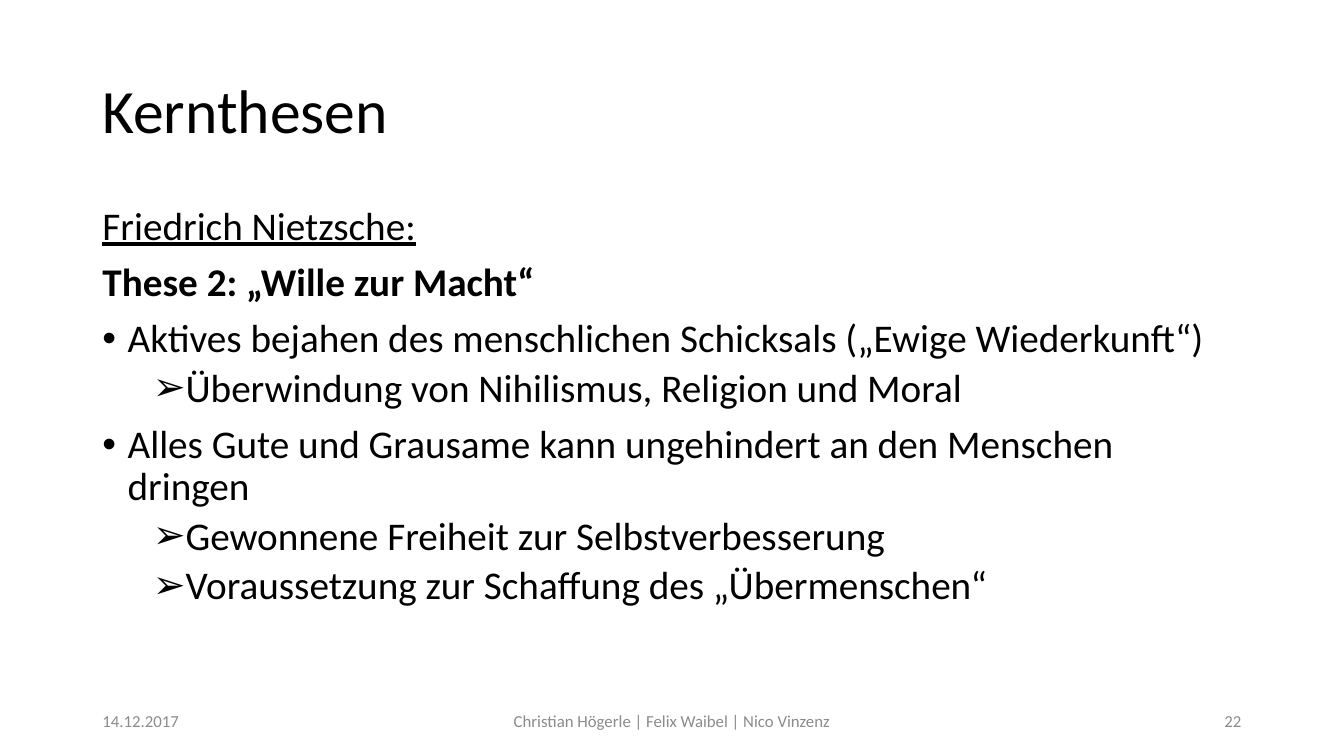
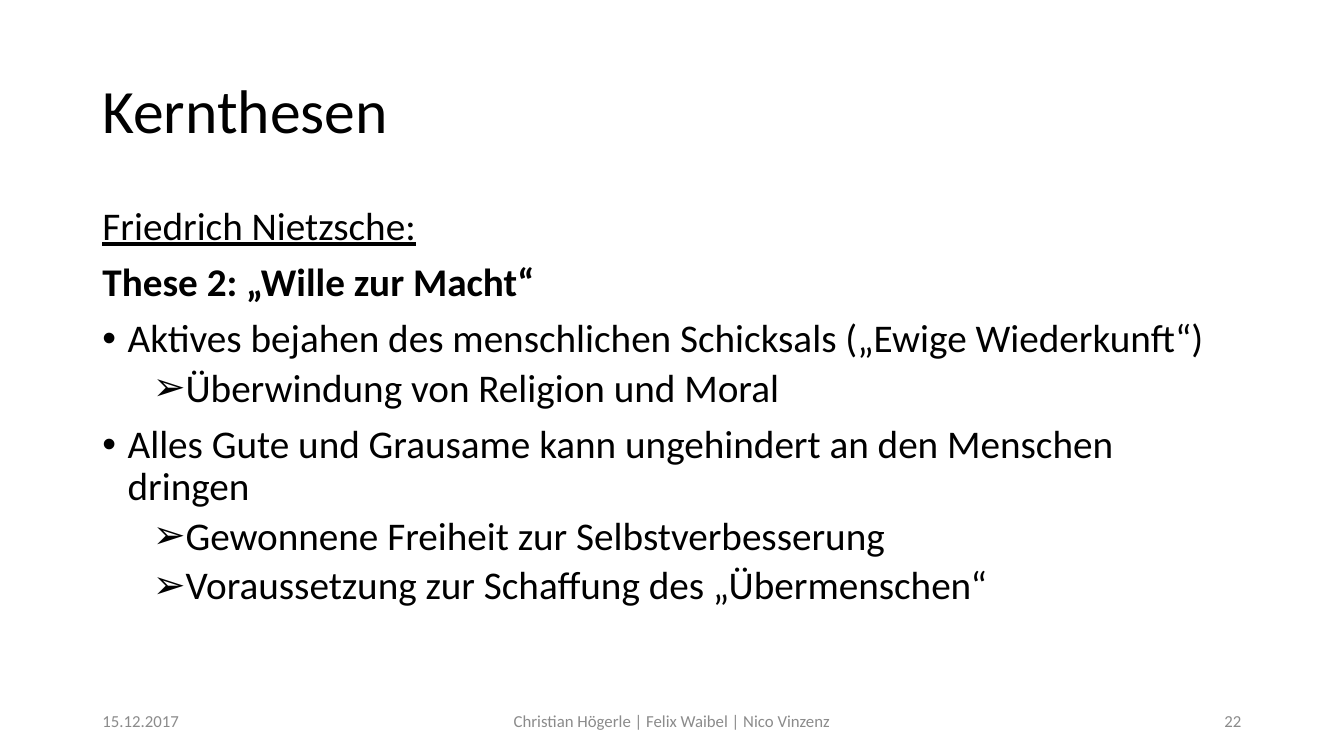
Before and after one commit to Fewa93/Berufsethik, a slide deck: slide 22 of Präsentation/Berufsethik.pptx. Drawn at 1344x756 pixels with LibreOffice and Linux fonts; fonts in the diff are those of the drawing. Boxes give left, top, right and bottom in pixels: in the first picture for what was removed or moved away, otherwise in the second. Text is boxed around its words. In the diff, an @@ line names an element or a change of style, - is before the commit and + after.

```diff
--- a/Präsentation/Berufsethik.pptx
+++ b/Präsentation/Berufsethik.pptx
@@ text at (186, 370, 779, 409): text changed @@
-  ➢ Überwindung von Nihilismus, Religion und Moral
+  ➢ Überwindung von Religion und Moral
@@ text at (102, 716, 178, 727): text changed @@
-14.12.2017
+15.12.2017
```
Also in this commit, not shown: 29 other slides changed.
